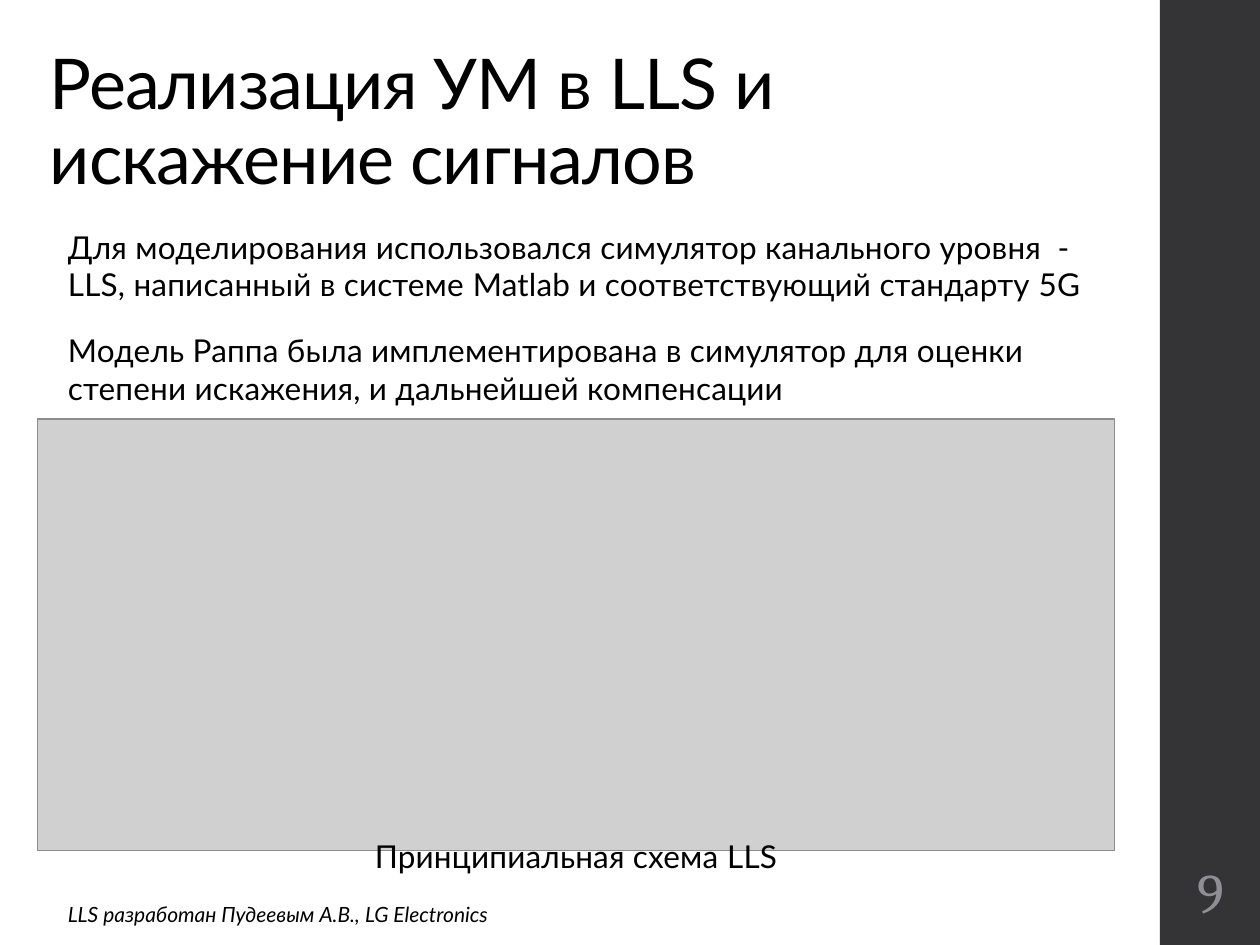
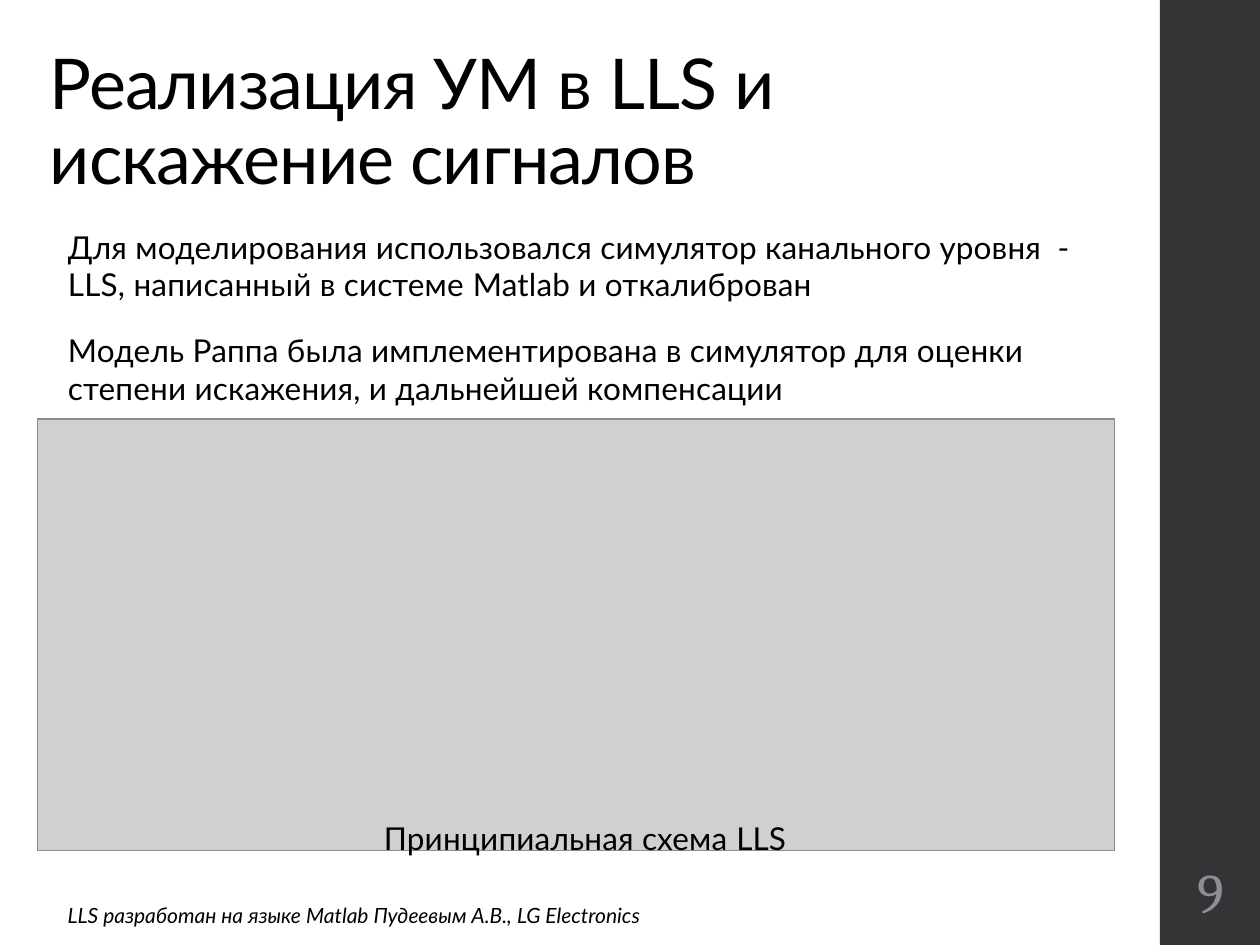
Before and after one commit to kannab98/graduation-paper, a slide deck: slide 9 of Presentation.pptx. Drawn at 1260x945 pixels with LibreOffice and Linux fonts; fonts in the diff are those of the drawing; grey boxes stand for pictures. Boxes give left, top, right and bottom in pixels: in the first picture for what was removed or moved away, otherwise in the second. Text is boxed around its words. In the diff, an @@ line names an element or a change of style, - is before the commit and + after.

```diff
--- a/Presentation.pptx
+++ b/Presentation.pptx
@@ text at [68, 236, 1041, 302]: text changed @@
-Для моделирования использовался симулятор канального уровня - LLS, написанный в системе Matlab и соответствующий стандарту 5G
+Для моделирования использовался симулятор канального уровня - LLS, написанный в системе Matlab и откалиброван
@@ text "Принципиальная схема LLS": place and size @@
-text "Принципиальная схема LLS" at [375, 845, 777, 874]
+text "Принципиальная схема LLS" at [384, 827, 786, 856]
@@ text at [68, 907, 639, 927]: text changed @@
-LLS разработан Пудеевым А.В., LG Electronics
+LLS разработан на языке Matlab Пудеевым А.В., LG Electronics
```
Also in this commit, not shown: 8 other slides changed, 3 slides added, 1 slide removed, 2 other files.
